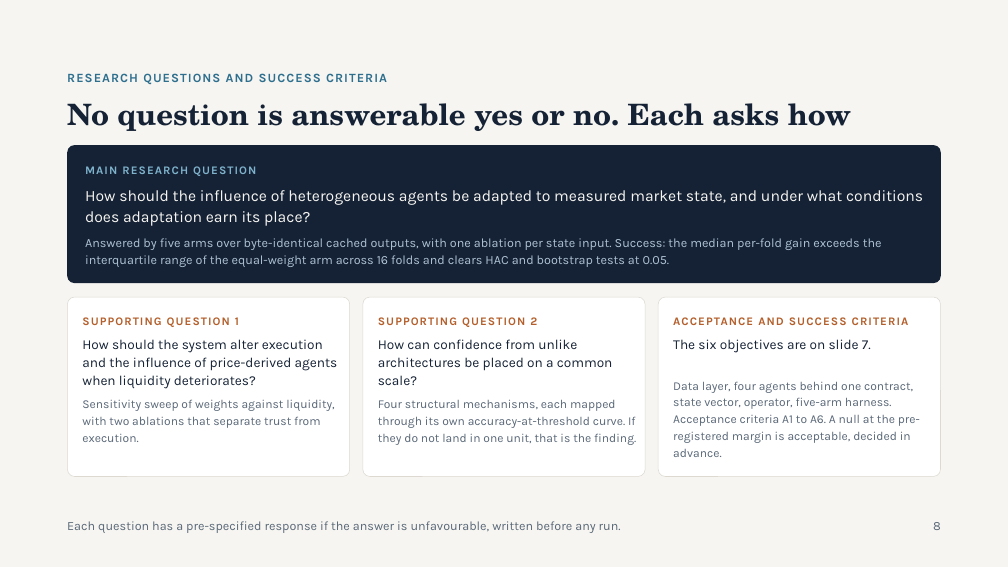
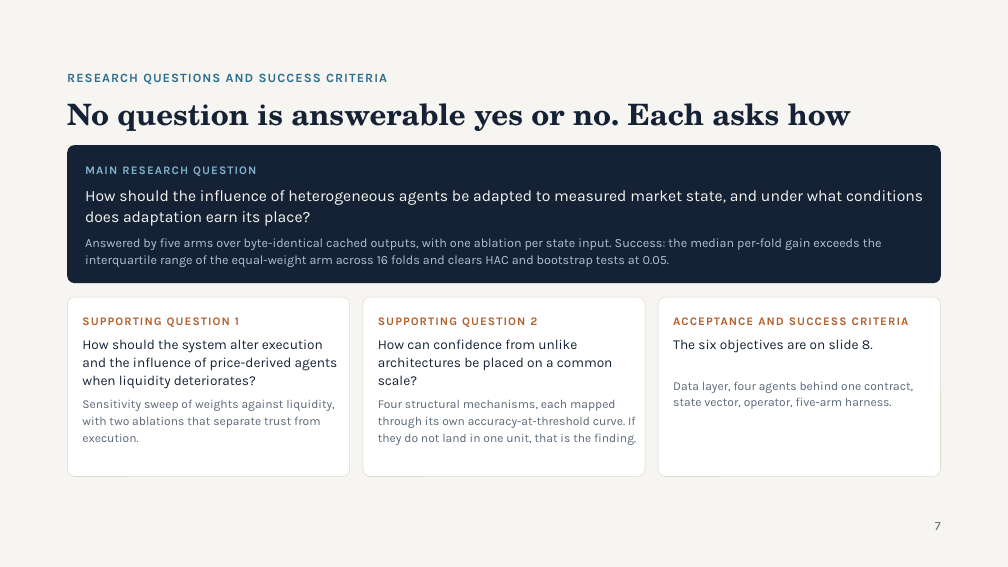
Before and after one commit to Shaahid02/my-obsidian-vault, a slide deck: slide 7 of FYP/Project Proposal/PP Deck 2026-11-05.pptx (slide 8 before the commit). Drawn at 1008x567 pixels with LibreOffice and Linux fonts; fonts in the diff are those of the drawing. Boxes give left, top, right and bottom in pixels: in the first picture for what was removed or moved away, otherwise in the second. Text is boxed around its words. In the diff, an @@ line names an element or a change of style, - is before the commit and + after.

```diff
--- a/FYP/Project Proposal/PP Deck 2026-11-05.pptx
+++ b/FYP/Project Proposal/PP Deck 2026-11-05.pptx
@@ text at (673,339,873,353): text changed @@
-The six objectives are on slide 7.
+The six objectives are on slide 8.
@@ text at (673,382,913,409): text changed @@
-Data layer, four agents behind one contract, state vector, operator, five-arm harness. Acceptance criteria A1 to A6. A null at the pre-registered margin is acceptable, decided in advance.
+Data layer, four agents behind one contract, state vector, operator, five-arm harness.
@@ text removed at (67,521,621,533) @@
-Each question has a pre-specified response if the answer is unfavourable, written before any run.
@@ text at (935,522,941,530): text changed @@
-8
+7
```
Also in this commit, not shown: 17 other slides changed, 1 other file.
